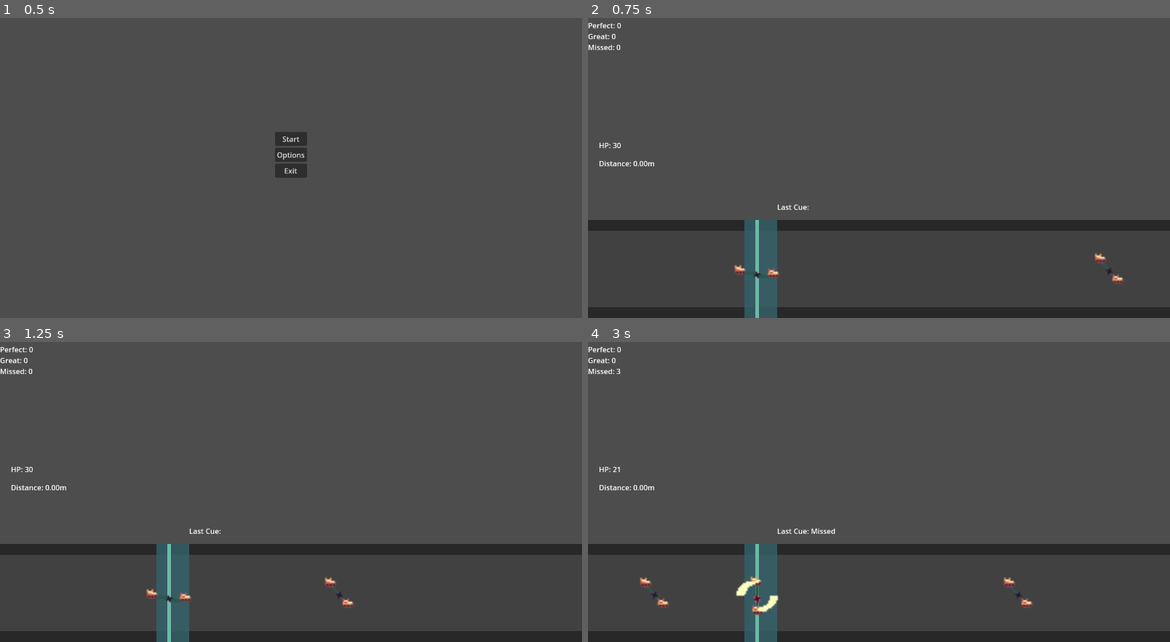
Above: before the commit, frames 1-4 (two rows, left to right).
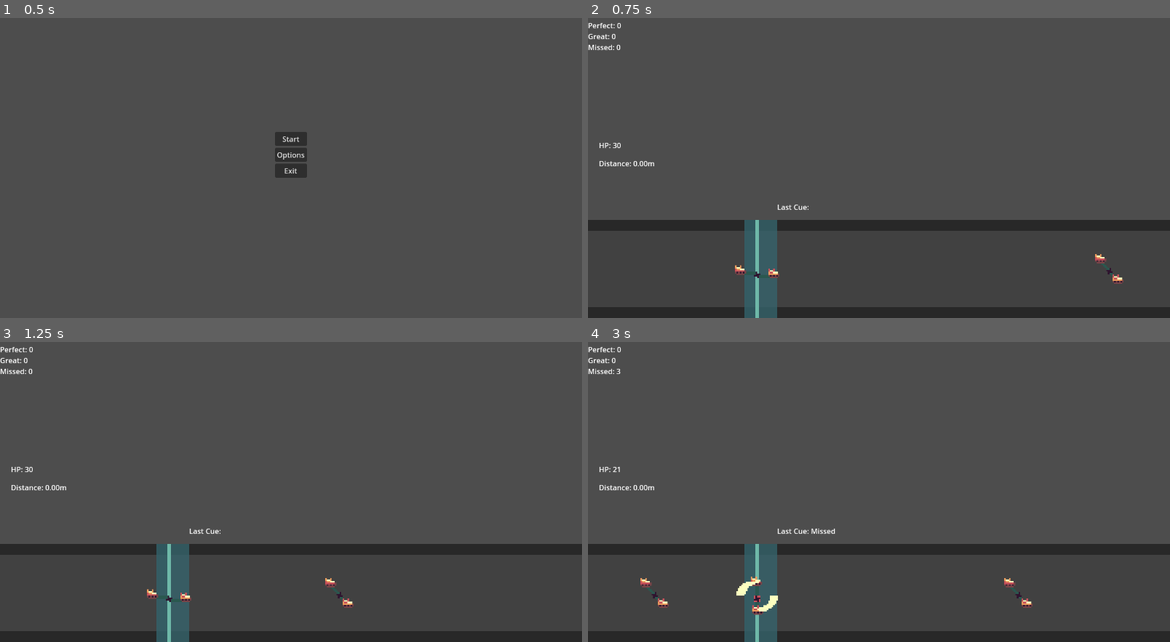
Above: after the commit, the same moments.

Repository: alexgaaranes/GameJam-2024-Entry
Game: Godot game, scene res://scenes/menu.tscn
Two runs of this game, one before a commit and one after it. Both use one fixed random seed, a clock stepped at 60 frames per second and the inputs below.
Inputs:
- Up to frame 1 (0.5 s): no input
- Up to frame 2 (0.75 s): click "Start" at 0.5 s
- Up to frame 3 (1.25 s): no input
- Up to frame 4 (3 s): tap Space (pedal) at 1.35, 2.1, 2.85 s

Frame 1 is identical in both runs. In frame 2, 0.1% of the frame differs, in the area x 25-92%, y 78-89%; in frame 3, 0.1%; in frame 4, 0.3%, in the area x 8-77%, y 77-91%.

Commit message:
added road
added road

Diff:
--- a/project.godot
+++ b/project.godot
@@ -15,14 +15,11 @@
 run/main_scene="res://scenes/menu.tscn"
 config/features=PackedStringArray("4.3", "GL Compatibility")
 config/icon="res://icon.svg"
-config/stretch/aspect="expand"
-config/size/viewport_width=1280
 
 [display]
 
 window/size/viewport_width=1280
 window/size/viewport_height=720
-window/stretch/mode="viewport"
 
 [input]
 
@@ -34,5 +31,6 @@
 
 [rendering]
 
+textures/canvas_textures/default_texture_filter=0
 renderer/rendering_method="gl_compatibility"
 renderer/rendering_method.mobile="gl_compatibility"
Binary file added: assests/art/terrain/road-grass.png
Not shown, added: assests/art/terrain/road-grass.png.import
Binary file added: assests/art/terrain/road.png
Not shown, added: assests/art/terrain/road.png.import
